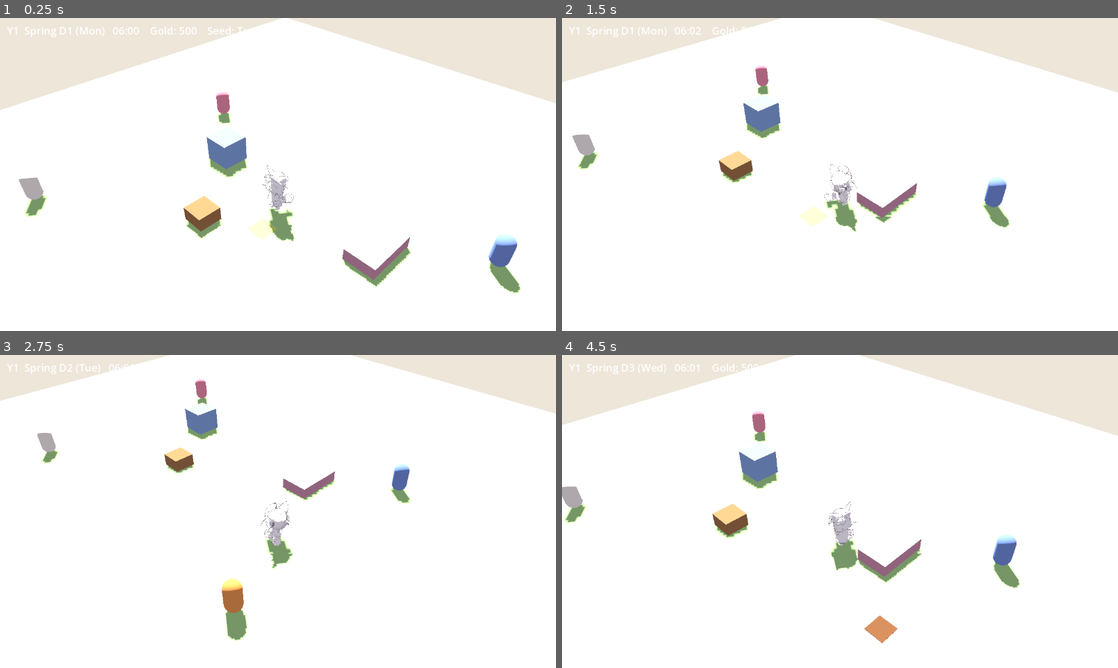
Above: before the commit, frames 1-4 (two rows, left to right).
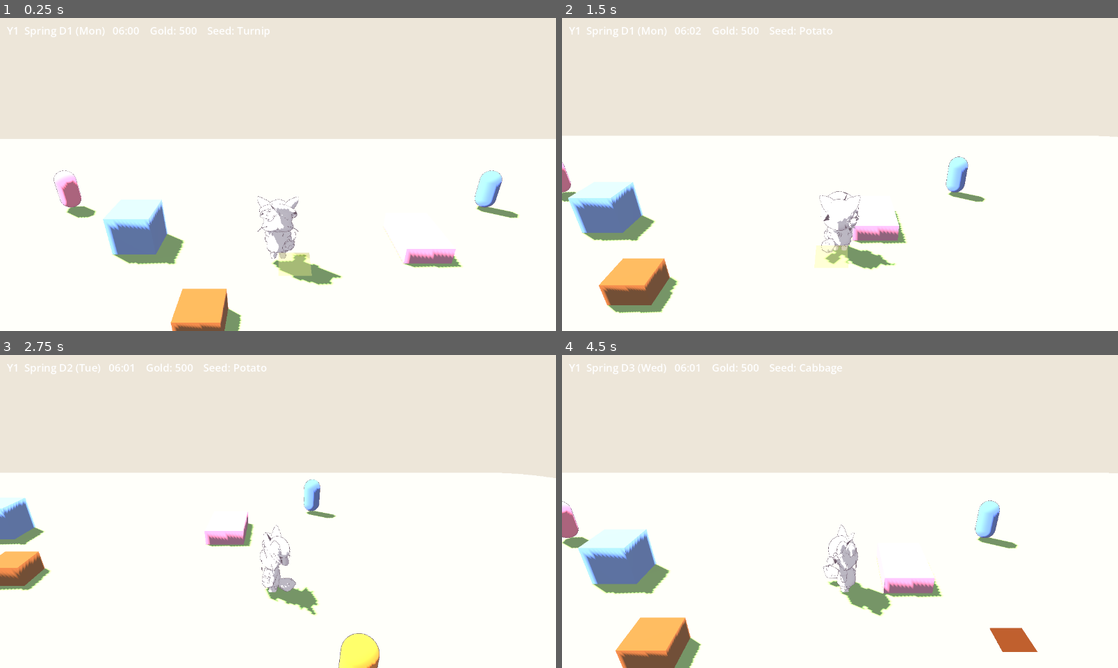
Above: after the commit, the same moments.

Repository: ui2030/cozy_vale
Game: Godot game, scene res://world/world.tscn
Two runs of this game, one before a commit and one after it. Both use one fixed random seed, a clock stepped at 60 frames per second and the inputs below.
Inputs:
- Up to frame 1 (0.25 s): no input
- Up to frame 2 (1.5 s): hold D (move_right) 0.53-1.28 s; hold Q (cycle_seed) 0.53-1.28 s; tap Space at 0.77 s; hold S (move_down) from 1.28 s (still down); tap G (give) at 1.35 s
- Up to frame 3 (2.75 s): tap Space at 1.52 s; release S (move_down) at 2.03 s; hold D (move_right) from 2.03 s (still down); hold E (interact) from 2.03 s (still down)
- Up to frame 4 (4.5 s): release D (move_right) at 2.78 s; release E (interact) at 2.78 s; hold W (move_up) 2.78-3.53 s; tap F (use_tool) at 2.85 s; tap Space at 3.02, 3.77 s; hold Q (cycle_seed) 3.53-4.28 s; hold A (move_left) from 3.53 s (still down); tap G (give) at 4.35 s

The runs differ from the first frame. In frame 1, 34% of the frame differs, in the area x 0-100%, y 0-100%; in frame 2, 36%; in frame 3, 37%; in frame 4, 36%.

Commit message:
feat: 동물의 숲식 뷰 (카메라 + 월드 곡률)
- 카메라 캐릭터 뒤+낮은각도 추종
- 툰/외곽선 셰이더 월드 곡률(거리² 지평선 휨)
- 전 물체 곡면 툰 통일(바닥·건물·NPC·작물)
- 바닥 60분할로 곡면 매끄럽게

Diff:
--- a/common/toon_character.gd
+++ b/common/toon_character.gd
@@ -43,6 +43,18 @@
 	for c in node.get_children():
 		apply(c, outline_width)
 
+# 단색 툰 머티리얼 (곡률 포함). 바닥·건물·NPC·작물 공용.
+static func make_solid(color: Color, outline_width := 0.0) -> ShaderMaterial:
+	var m := ShaderMaterial.new()
+	m.shader = TOON
+	m.set_shader_parameter("albedo", color)
+	if outline_width > 0.0:
+		var o := ShaderMaterial.new()
+		o.shader = OUTLINE
+		o.set_shader_parameter("width", outline_width)
+		m.next_pass = o
+	return m
+
 static func aabb_of(node: Node, acc := AABB()) -> AABB:
 	if node is VisualInstance3D:
 		var b: AABB = node.global_transform * node.get_aabb()
--- a/farm/farm_system.gd
+++ b/farm/farm_system.gd
@@ -4,6 +4,7 @@
 
 const REGION := Rect2i(0, 2, 8, 4)  # 밭 구역: cell x[0..7], z[2..5]
 const SEASON_NAMES := ["spring", "summer", "autumn", "winter"]
+const ToonChar := preload("res://common/toon_character.gd")
 
 var tiles := {}          # Vector2i → {tilled, crop_id, planted_abs_day, watered_growth_days, watered}
 var shipping_bin := []   # [{id, qty}] — 인벤에서 즉시 차감돼 여기 저장(중복·증발 방지)
@@ -131,8 +132,8 @@
 		_nodes[cell] = _make_nodes(cell)
 	var n: Dictionary = _nodes[cell]
 	# 흙: 물 주면 진하게
-	var soil_mat: StandardMaterial3D = n["soil"].material_override
-	soil_mat.albedo_color = Color(0.30, 0.20, 0.13) if t.get("watered", false) else Color(0.45, 0.31, 0.20)
+	var soil_mat: ShaderMaterial = n["soil"].material_override
+	soil_mat.set_shader_parameter("albedo", Color(0.30, 0.20, 0.13) if t.get("watered", false) else Color(0.45, 0.31, 0.20))
 	# 작물: 성장률로 높이·색
 	var crop: MeshInstance3D = n["crop"]
 	var cid: String = t.get("crop_id", "")
@@ -143,22 +144,22 @@
 		var frac := clampf(float(t["watered_growth_days"]) / float(maxi(GameData.grow_days(cid), 1)), 0.05, 1.0)
 		crop.scale = Vector3(1, frac, 1)
 		crop.position = _center(cell) + Vector3(0, 0.11 + 0.35 * frac, 0)  # 밑면 접지
-		var cm: StandardMaterial3D = crop.material_override
-		cm.albedo_color = Color(0.85, 0.75, 0.25) if is_mature_at(cell) else Color(0.35, 0.62, 0.28)
+		var cm: ShaderMaterial = crop.material_override
+		cm.set_shader_parameter("albedo", Color(0.85, 0.75, 0.25) if is_mature_at(cell) else Color(0.35, 0.62, 0.28))
 
 func _make_nodes(cell: Vector2i) -> Dictionary:
 	var soil := MeshInstance3D.new()
 	var sm := BoxMesh.new()
 	sm.size = Vector3(0.92, 0.1, 0.92)
 	soil.mesh = sm
-	soil.material_override = StandardMaterial3D.new()
+	soil.material_override = ToonChar.make_solid(Color(0.45, 0.31, 0.20), 0.0)
 	soil.position = _center(cell) + Vector3(0, 0.06, 0)
 	add_child(soil)
 	var crop := MeshInstance3D.new()
 	var cm := BoxMesh.new()
 	cm.size = Vector3(0.35, 0.7, 0.35)
 	crop.mesh = cm
-	crop.material_override = StandardMaterial3D.new()
+	crop.material_override = ToonChar.make_solid(Color(0.35, 0.62, 0.28), 0.005)
 	# 아래 기준으로 자라게 원점을 밑면에
 	crop.position = _center(cell) + Vector3(0, 0.1, 0)
 	crop.scale = Vector3(1, 0.05, 1)
--- a/lookdev/outline.gdshader
+++ b/lookdev/outline.gdshader
@@ -5,9 +5,13 @@
 
 uniform float width : hint_range(0.0, 0.1) = 0.014;
 uniform vec4 line_color : source_color = vec4(0.34, 0.29, 0.33, 1.0);
+uniform float curve_strength = 0.006;  // 외곽선도 같이 휘어야 메시에 붙음
 
 void vertex() {
 	VERTEX += normalize(NORMAL) * width;
+	vec4 v = MODELVIEW_MATRIX * vec4(VERTEX, 1.0);
+	v.y -= curve_strength * v.z * v.z;
+	POSITION = PROJECTION_MATRIX * v;
 }
 
 void fragment() {
--- a/lookdev/toon.gdshader
+++ b/lookdev/toon.gdshader
@@ -17,6 +17,14 @@
 // 가장자리 물감 몰림
 uniform vec4 edge_pigment : source_color = vec4(0.55, 0.45, 0.52, 1.0);
 uniform float edge_strength : hint_range(0.0, 1.0) = 0.28;
+// 동물의 숲식 월드 곡률 (거리²만큼 지평선을 아래로 휘게)
+uniform float curve_strength = 0.006;
+
+void vertex() {
+	vec4 v = MODELVIEW_MATRIX * vec4(VERTEX, 1.0);
+	v.y -= curve_strength * v.z * v.z;
+	POSITION = PROJECTION_MATRIX * v;
+}
 
 void fragment() {
 	vec3 base = use_tex ? texture(albedo_tex, UV).rgb : albedo.rgb;
--- a/npc/npc_system.gd
+++ b/npc/npc_system.gd
@@ -4,6 +4,7 @@
 
 const HEART := 25       # 25포인트 = 하트 1칸
 const MAX_AFF := 250    # 10칸
+const ToonChar := preload("res://common/toon_character.gd")
 
 # affection_points 0~250 저장, hearts는 파생 (Codex: F단계 청혼조건 재작업 방지)
 var state := {}         # npc_id → {affection_points, talked_today, gifted_today}
@@ -26,10 +27,8 @@
 	cap.radius = 0.4
 	cap.height = 1.6
 	mesh.mesh = cap
-	var mat := StandardMaterial3D.new()
 	var c: Array = n["color"]
-	mat.albedo_color = Color(c[0], c[1], c[2])
-	mesh.material_override = mat
+	mesh.material_override = ToonChar.make_solid(Color(c[0], c[1], c[2]), 0.008)  # 곡면 툰 + 외곽선
 	mesh.position = Vector3(0, 1.0, 0)
 	root.add_child(mesh)
 	var area := Area3D.new()
--- a/world/camera.gd
+++ b/world/camera.gd
@@ -1,13 +1,15 @@
 extends Camera3D
-# 쿼터뷰 추종 카메라 (DESIGN 3 — 고정 시점, 자유회전 없음).
+# 동물의 숲식 추종 카메라 — 캐릭터 뒤쪽에서 낮은 각도로 따라감 (고정 회전).
 
-@export var offset := Vector3(11, 13, 11)
-@export var look_height := 1.0
+@export var offset := Vector3(0, 6.5, 9.5)  # 뒤(+Z)+위, 완만한 하향 (~35°)
+@export var look_height := 1.2
+@export var fov_deg := 48.0
 
 var _target: Node3D
 
 func _ready() -> void:
 	_target = get_tree().get_first_node_in_group("player")
+	fov = fov_deg
 
 func _process(_delta: float) -> void:
 	if _target == null:
--- a/world/world.gd
+++ b/world/world.gd
@@ -1,13 +1,25 @@
 extends Node3D
 # A단계 월드 루트. 환경/조명 세팅 + 세이브 로드.
+
+const ToonChar := preload("res://common/toon_character.gd")
 
 @onready var _sun: DirectionalLight3D = $Sun
 
 func _ready() -> void:
 	_sun.rotation_degrees = Vector3(-52, -125, 0)
 	_add_env()
+	_convert_statics(self)  # 정적 물체(바닥·건물)를 곡면 툰으로 통일
 	if not SaveManager.load_game():
 		print("새 게임 시작")
+
+# StandardMaterial3D 정적 메시 → 곡면 툰 (투명물=조준칸 제외)
+func _convert_statics(node: Node) -> void:
+	if node is MeshInstance3D:
+		var m = node.material_override
+		if m is StandardMaterial3D and m.transparency == BaseMaterial3D.TRANSPARENCY_DISABLED:
+			node.material_override = ToonChar.make_solid(m.albedo_color, 0.0)
+	for c in node.get_children():
+		_convert_statics(c)
 
 	if "shot" in OS.get_cmdline_user_args():
 		await _shot()
--- a/world/world.tscn
+++ b/world/world.tscn
@@ -8,7 +8,9 @@
 [ext_resource type="Script" path="res://npc/npc_system.gd" id="6"]
 
 [sub_resource type="PlaneMesh" id="ground_mesh"]
-size = Vector2(40, 40)
+size = Vector2(60, 60)
+subdivide_width = 60
+subdivide_depth = 60
 
 [sub_resource type="StandardMaterial3D" id="ground_mat"]
 albedo_color = Color(0.62, 0.8, 0.52, 1)
